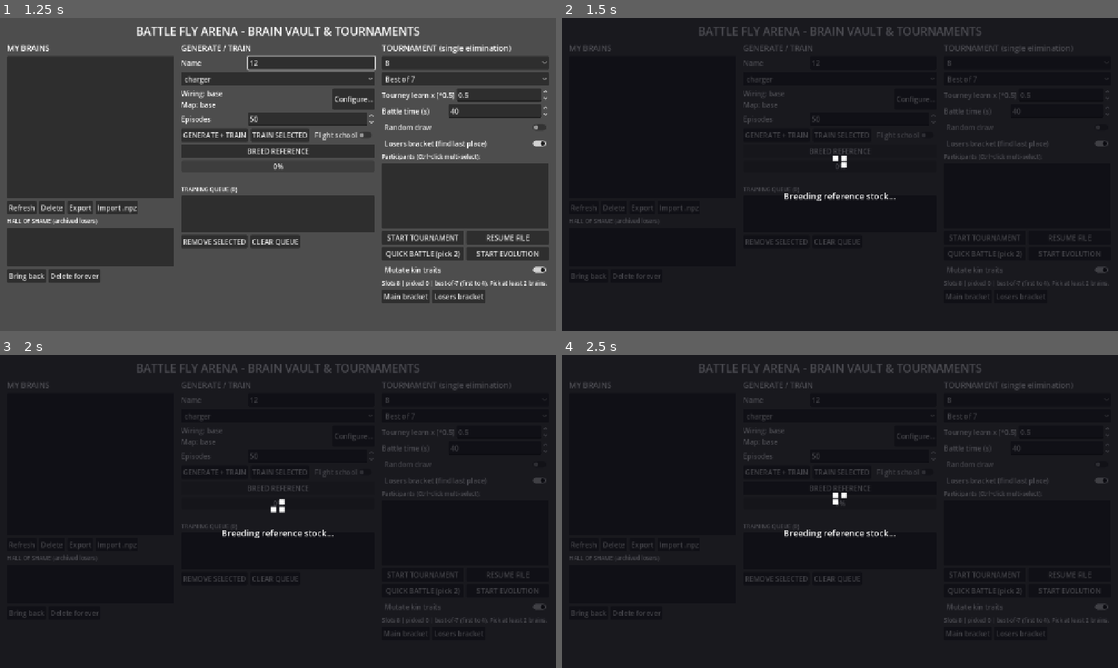
Above: before the commit, frames 1-4 (two rows, left to right).
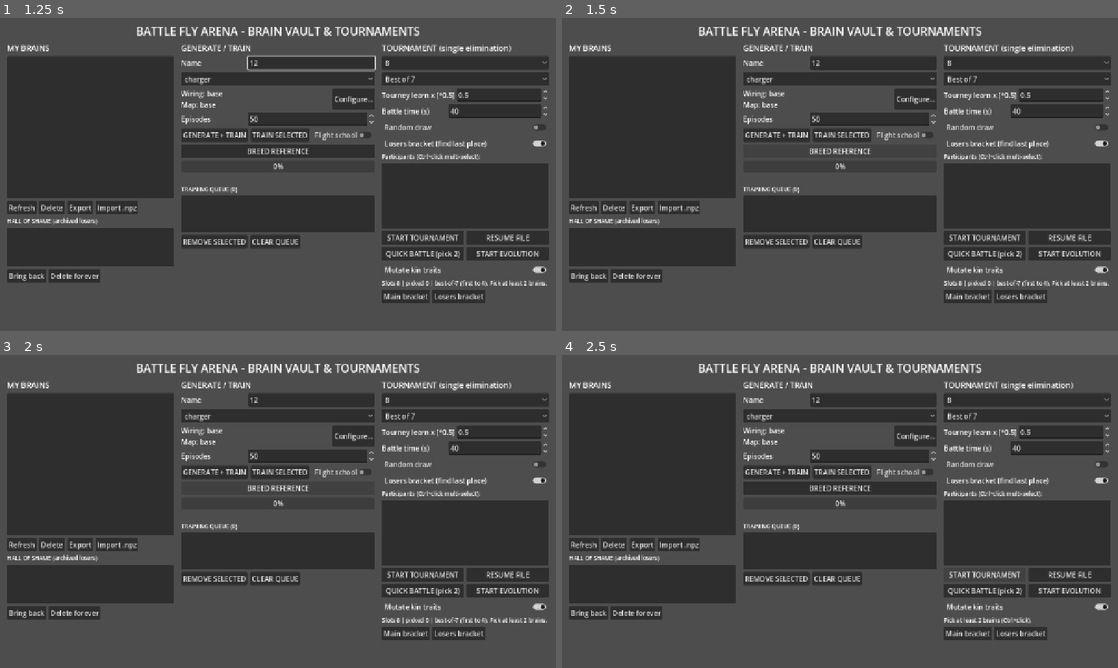
Above: after the commit, the same moments.

Repository: doku/flybrain-arena
Game: Godot game, scene res://scenes/MainMenu.tscn
Same seed, same stepped clock (60 frames per second), same inputs: the game is played once before the commit and once after it.
Inputs (mouse positions are in pixels of both pictures, inside the frame that each line leads up to):
- Up to frame 1 (1.25 s): click (311, 61) at 0.52 s; type "12" at 0.6 s
- Up to frame 2 (1.5 s): click "BREED REFERENCE" at 1.25 s
- Up to frame 3 (2 s): no input
- Up to frame 4 (2.5 s): click "START TOURNAMENT" at 2 s

Frame 1 is identical in both runs. In frame 2, 100% of the frame differs, in the area x 0-100%, y 0-100%; in frame 3, 100%; in frame 4, 100%.

Commit message:
Fix reference guard id convention, isolate stock tests from live vault

Diff:
--- a/arena/scripts/MainMenu.gd
+++ b/arena/scripts/MainMenu.gd
@@ -44,6 +44,9 @@
 var job_label: Label
 var queue_list: ItemList
 var queue_label: Label
+# True while a reference-stock generate is in flight: its completion
+# detours into the training queue instead of the normal generate flow.
+var _ref_bridging := false
 
 var tourney_size: OptionButton
 var tourney_bestof: OptionButton
@@ -354,7 +357,7 @@
 	c.add_child(grow2)
 	var rb := Button.new()
 	rb.text = "BREED REFERENCE"
-	rb.tooltip_text = "Breed the canonical reference stock (pinned best-known wiring, fixed rates) as breeding material. Trains Episodes pre-train eps (+ Episodes school eps when Flight school is ticked). One stock only - refuses duplicates."
+	rb.tooltip_text = "Breed the canonical reference stock (pinned best-known wiring, fixed rates) as breeding material. Builds it, then trains Episodes eps through the training queue below (Flight school per its toggle). One stock only - refuses duplicates."
 	rb.pressed.connect(_on_breed_reference)
 	rb.size_flags_horizontal = Control.SIZE_EXPAND_FILL
 	grow2.add_child(rb)
@@ -948,54 +951,70 @@
 	clear_busy()
 	if op == "generate":
 		if not result.get("ok", false):
+			_ref_bridging = false
 			log_label.text = "Generate failed: %s" % result.get("error", "?")
 			return
 		refresh_vault()
 		var brain: Dictionary = result.get("brain", {})
+		if _ref_bridging:
+			# Reference stock built: hand it to the training queue
+			# (progress bar + queue list) instead of the generate flow.
+			_ref_bridging = false
+			var school := is_instance_valid(train_school) and train_school.button_pressed
+			var sparams := {}
+			if school:
+				sparams["curriculum"] = {}
+			_start_or_queue(str(brain.get("id", "")),
+				str(brain.get("name", "?")), int(gen_episodes.value),
+				sparams, "Reference stock '%s' (school)" if school else "Reference stock '%s'")
+			return
 		_start_or_queue(str(brain.get("id", "")),
 			str(brain.get("name", "?")), int(gen_episodes.value),
 			_gen_params(), "Generated '%s'")
-		return
-	if op == "breed_reference":
-		if not result.get("ok", false):
-			log_label.text = "Reference breed failed: %s" % str(result.get("error", "?"))
-			return
-		refresh_vault()
-		var ref: Dictionary = result.get("brain", {})
-		log_label.text = "Reference stock ready: '%s' - use it as crossover stock." % str(ref.get("name", "?"))
 
 
 func _on_breed_reference() -> void:
+	# Two-phase stock build: a fast untrained generate (reference genome
+	# forwarded opaquely, never hashed menu-side), then the training
+	# queue owns it with the shared progress bar.
 	if not TournamentDirector.python_ready:
 		log_label.text = "Breed failed: %s" % TournamentDirector.python_probe_error
 		return
-	var eps := int(gen_episodes.value)
-	var school := is_instance_valid(train_school) and train_school.button_pressed
-	var args := ["breed", "--strategy", "reference", "--name", "Reference",
-		"--seed", str(int(gen_seed.value)), "--episodes", str(eps)]
-	if school:
-		var p2 := TournamentDirector.job_dir.path_join("reference_params2.json")
-		var f := FileAccess.open(p2, FileAccess.WRITE)
-		if f == null:
-			log_label.text = "Breed failed: cannot write school params."
+	for b in brains:
+		var lin: Dictionary = (b as Dictionary).get("lineage", {})
+		if str(lin.get("source", "")) == "reference":
+			log_label.text = "Reference stock already in vault."
 			return
-		f.store_string('{"curriculum": {}}')
-		f.close()
-		args += ["--episodes2", str(eps), "--params2-file", p2]
-	var result_file := TournamentDirector.job_dir.path_join("breed_reference_result.json")
-	set_busy("Breeding reference stock...")
+	var art_path := TournamentDirector.project_root().path_join(
+		"brain_engine/reference_genome.json")
+	var af := FileAccess.open(art_path, FileAccess.READ)
+	if af == null:
+		log_label.text = "Breed failed: cannot read reference_genome.json."
+		return
+	var envelope = JSON.parse_string(af.get_as_text())
+	af.close()
+	if not (envelope is Dictionary):
+		log_label.text = "Breed failed: reference_genome.json is corrupt."
+		return
+	var params := {
+		"variant": "custom", "seed": int(gen_seed.value),
+		"learning_rate": 0.008, "dist_gain": 0.15,
+		"align_bonus": [0.5, 0.2, -0.3], "evasion": 0.2,
+		"experiment": null, "mapping": null, "yaw_bias": 9.0,
+		"explore_mode": "reference", "genome": envelope,
+		"reference_stock": true,
+	}
+	set_busy("Building reference stock...")
 	await get_tree().process_frame
-	# Episodes-proportional poll budget (80 s/ep + 2 min headroom): a
-	# 50-ep breed trains ~40+ min, past the default 30-min poll timeout.
-	var eps_total := eps + (eps if school else 0)
-	var budget_msec := int(eps_total * 80.0 * 1000.0) + 120000
-	var res: Dictionary = TournamentDirector.run_cli_async(
-		"breed_reference", args, result_file, budget_msec)
+	_ref_bridging = true
+	var res: Dictionary = TournamentDirector.generate_brain_async(
+		"Reference", params)
 	if not res.get("ok", false):
+		_ref_bridging = false
 		clear_busy()
 		log_label.text = "Breed failed: %s" % str(res.get("error", "?"))
 		return
-	log_label.text = "Breeding reference stock in background (pid %s)..." % str(res.get("pid", "?"))
+	log_label.text = "Building reference stock, training queues next..."
 
 
 func _retrain_params() -> Dictionary:
